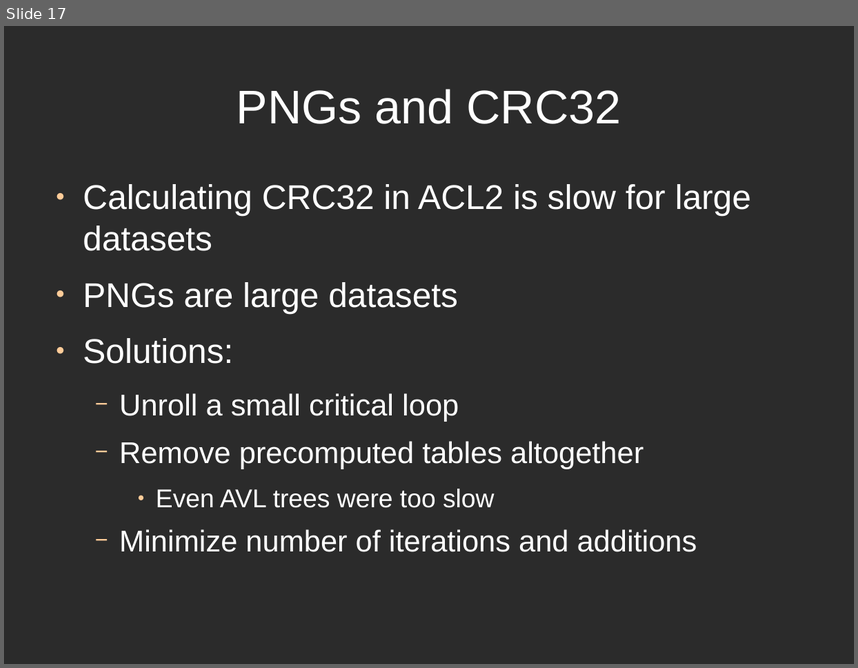
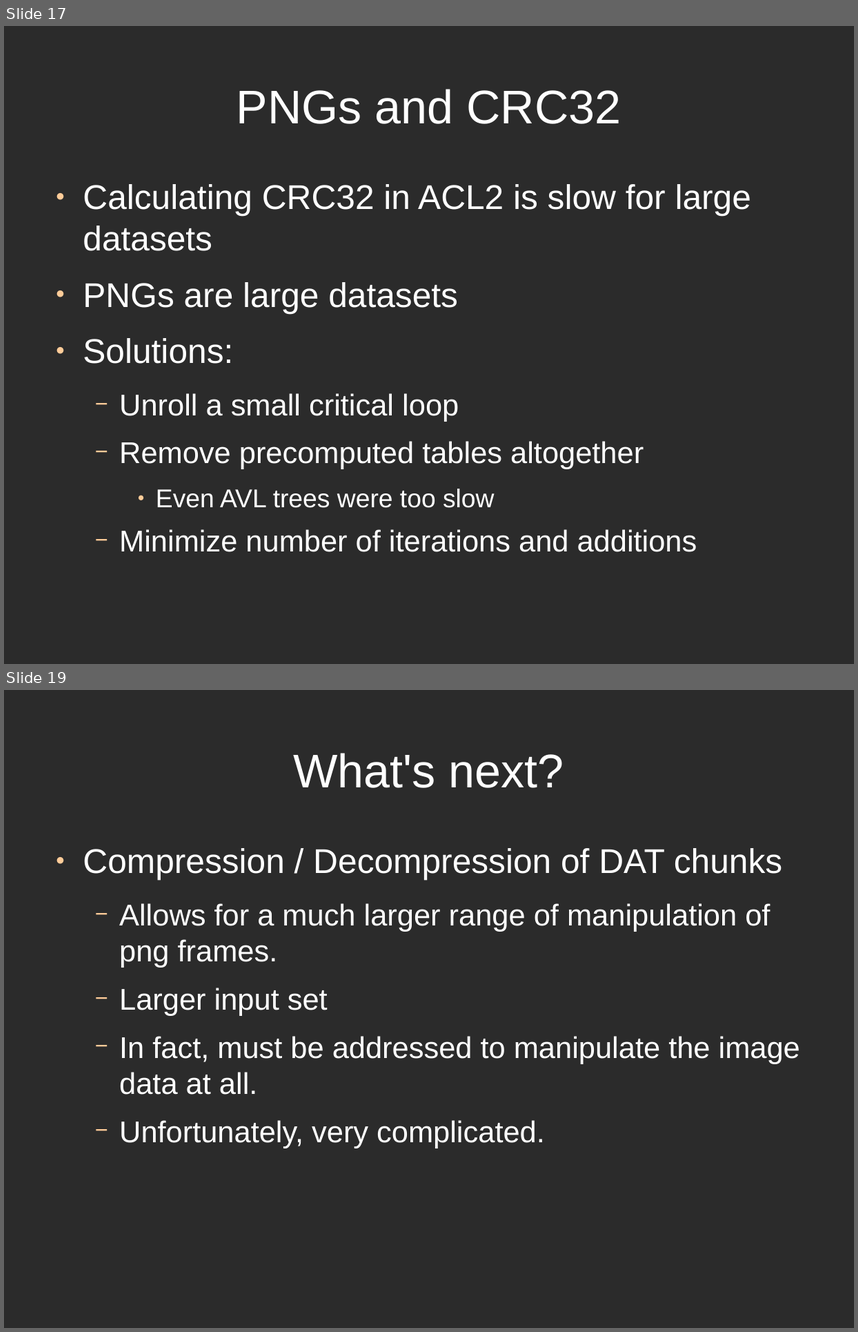
Before and after one commit to directrix1/se2, a slide deck: wip/SE2Presentation.odp. Shown one above the other, each under a label of ours: slide 17 before the commit, slides 17 and 19 after it; the slides between them are not shown. The pictures are 858x668 and 858x1332 pixels, drawn with LibreOffice and Linux fonts; fonts in the diff are those of the drawing; background and template pictures are left out; a plain dark background stands for a picture behind light text. Boxes give left, top, right and bottom in pixels: in the first picture for what was removed or moved away, otherwise in the second. Text is boxed around its words. In the diff, an @@ line names an element or a change of style, - is before the commit and + after.

```diff
--- a/wip/SE2Presentation.odp
+++ b/wip/SE2Presentation.odp
@@ slide 19 added at [4, 690, 854, 1328], background picture (left out) @@
@@ title added at [293, 753, 564, 788], 44 pt, text #FFFFFF @@
+What's next?
@@ text added at [83, 848, 800, 1148], 28 pt, text #FFFFFF @@
+● Compression / Decompression of DAT chunks
+  − Allows for a much larger range of manipulation of png frames.
+  − Larger input set
+  − In fact, must be addressed to manipulate the image data at all.
+  − Unfortunately, very complicated.
```
Also in this commit, not shown: 1 slide changed, 1 other slide added, 1 slide removed.
